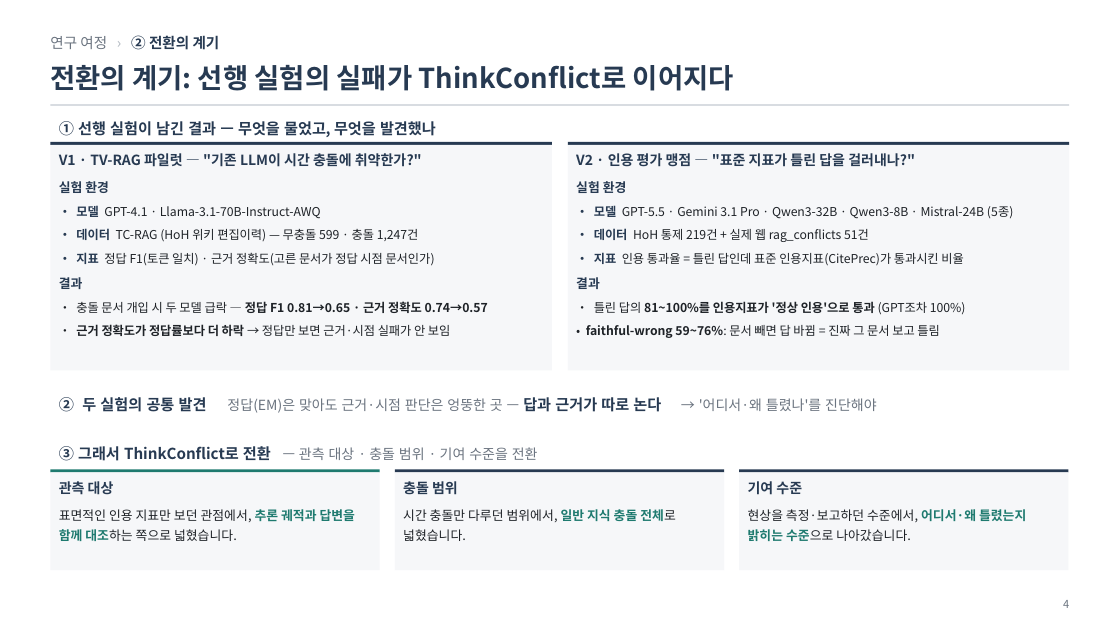
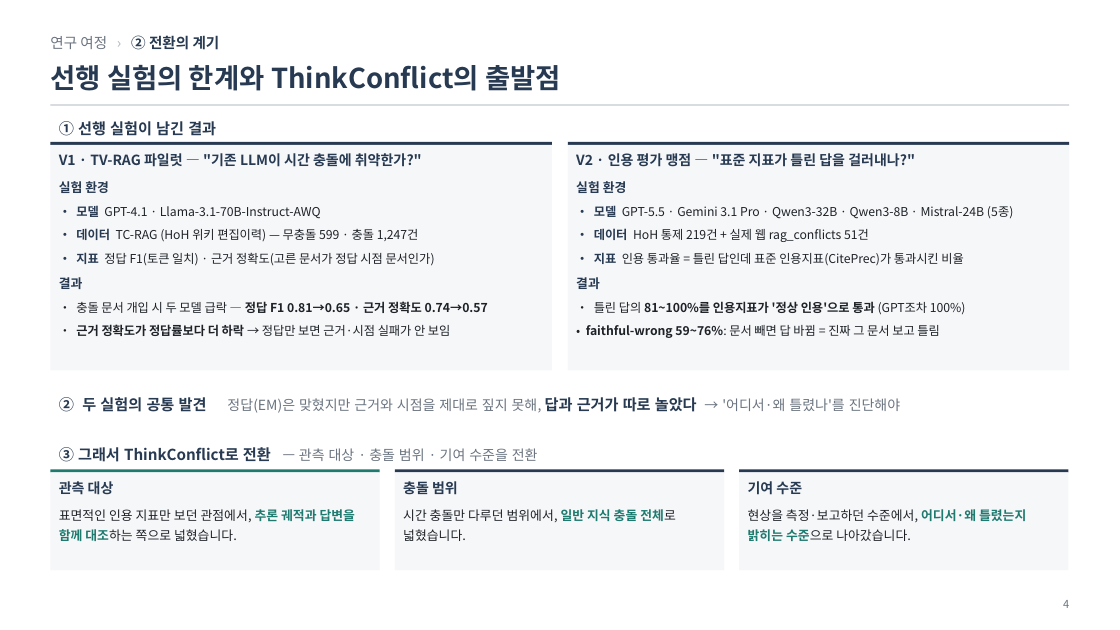
Before and after one commit to jin-ryu/thinkconflict, a slide deck: slide 4 of docs/ThinkConflict_연구보고.pptx. Drawn at 1120x630 pixels with LibreOffice and Linux fonts; fonts in the diff are those of the drawing. Boxes give left, top, right and bottom in pixels: in the first picture for what was removed or moved away, otherwise in the second. Text is boxed around its words. In the diff, an @@ line names an element or a change of style, - is before the commit and + after.

```diff
--- a/docs/ThinkConflict_연구보고.pptx
+++ b/docs/ThinkConflict_연구보고.pptx
@@ text at (50,65,561,91): text changed @@
-전환의 계기: 선행 실험의 실패가 ThinkConflict로 이어지다
+선행 실험의 한계와 ThinkConflict의 출발점
@@ text at (59,121,216,136): text changed @@
-① 선행 실험이 남긴 결과 — 무엇을 물었고, 무엇을 발견했나
+① 선행 실험이 남긴 결과
@@ text at (59,397,900,413): text changed @@
-② 두 실험의 공통 발견 정답(EM)은 맞아도 근거·시점 판단은 엉뚱한 곳 — 답과 근거가 따로 논다 → '어디서·왜 틀렸나'를 진단해야
+② 두 실험의 공통 발견 정답(EM)은 맞혔지만 근거와 시점을 제대로 짚지 못해, 답과 근거가 따로 놀았다 → '어디서·왜 틀렸나'를 진단해야
```
Also in this commit, not shown: 17 other slides changed, 2 slides removed, 3 other files.
